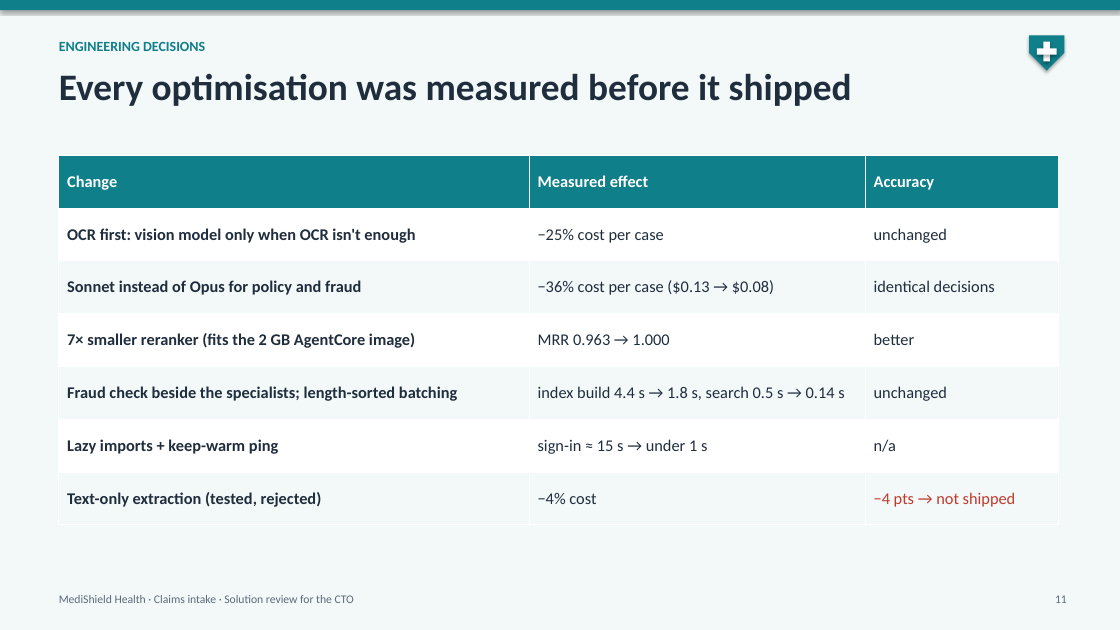
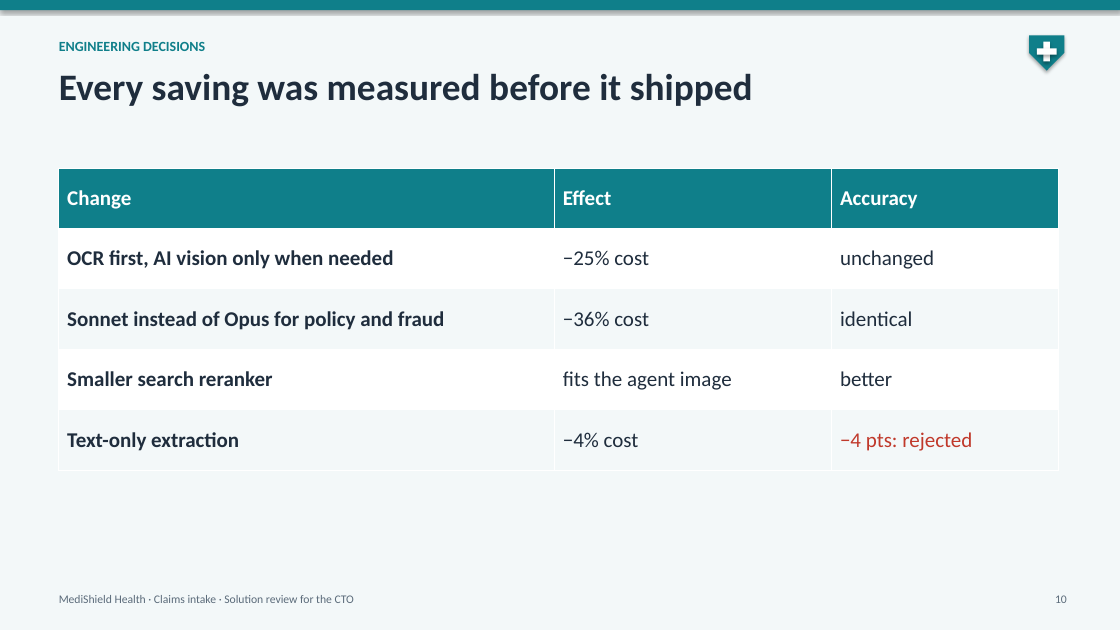
Before and after one commit to raghav010126/Capstone, a slide deck: slide 10 of docs/MediShield_capstone.pptx (slide 11 before the commit). Drawn at 1120x630 pixels with LibreOffice and Linux fonts; fonts in the diff are those of the drawing. Boxes give left, top, right and bottom in pixels: in the first picture for what was removed or moved away, otherwise in the second. Text is boxed around its words. In the diff, an @@ line names an element or a change of style, - is before the commit and + after.

```diff
--- a/docs/MediShield_capstone.pptx
+++ b/docs/MediShield_capstone.pptx
@@ text at [59, 73, 753, 107]: text changed @@
-Every optimisation was measured before it shipped
+Every saving was measured before it shipped
@@ table at [59, 168, 1059, 471] @@
-row 1: Change | Measured effect | Accuracy
-row 2: OCR first: vision model only when OCR isn't enough | −25% cost per case | unchanged
-row 3: Sonnet instead of Opus for policy and fraud | −36% cost per case ($0.13 → $0.08) | identical decisions
-row 4: 7× smaller reranker (fits the 2 GB AgentCore image) | MRR 0.963 → 1.000 | better
-row 5: Fraud check beside the specialists; length-sorted batching | index build 4.4 s → 1.8 s, search 0.5 s → 0.14 s | unchanged
-row 6: Lazy imports + keep-warm ping | sign-in ≈ 15 s → under 1 s | n/a
-row 7: Text-only extraction (tested, rejected) | −4% cost | −4 pts → not shipped
+row 1: Change | Effect | Accuracy
+row 2: OCR first, AI vision only when needed | −25% cost | unchanged
+row 3: Sonnet instead of Opus for policy and fraud | −36% cost | identical
+row 4: Smaller search reranker | fits the agent image | better
+row 5: Text-only extraction | −4% cost | −4 pts: rejected
@@ table: place and size @@
-table at [59, 155, 1059, 525]
+table at [59, 168, 1059, 471]
@@ text at [1055, 595, 1067, 603]: text changed @@
-11
+10
```
Also in this commit, not shown: 8 other slides changed, 3 slides added, 5 slides removed, 1 other file.
